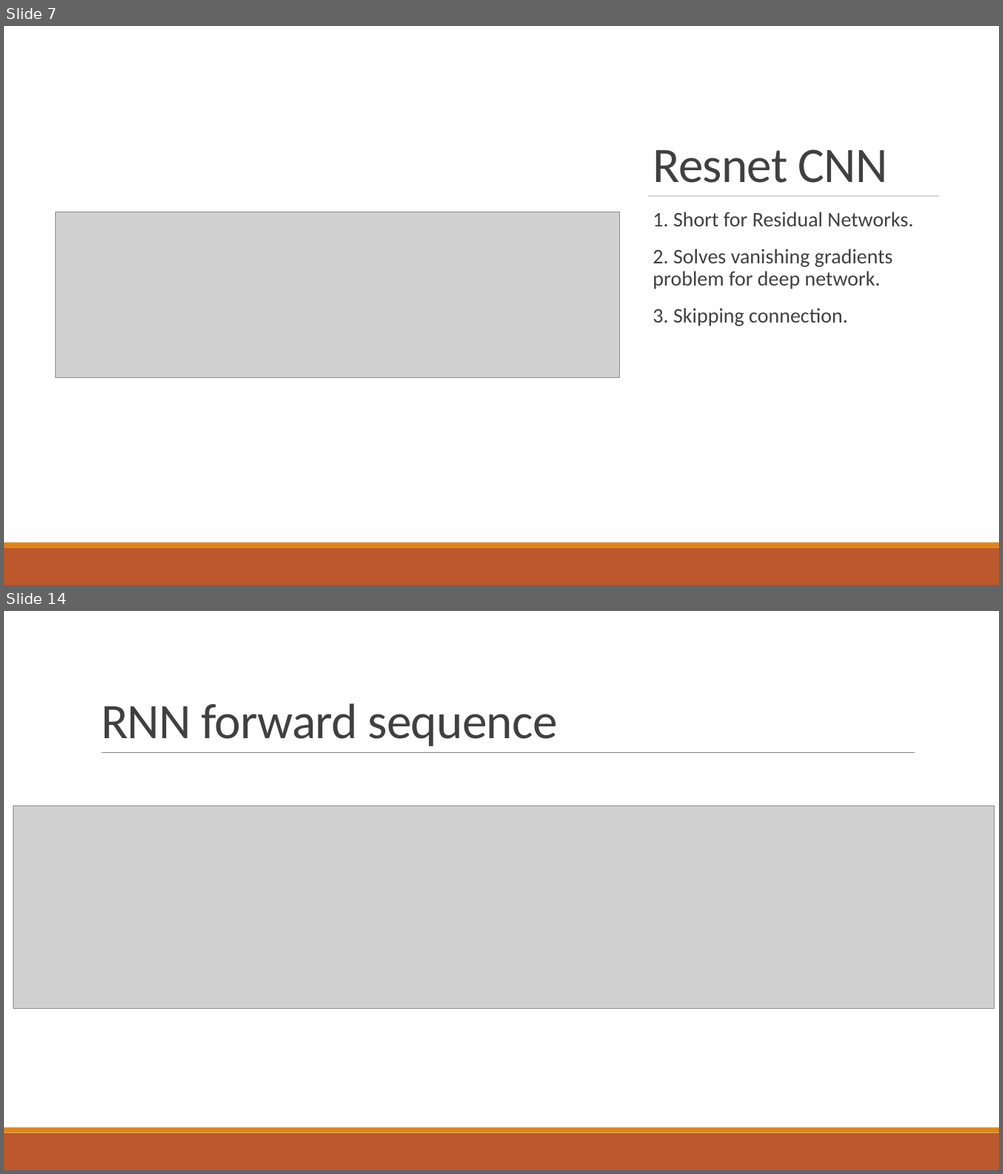
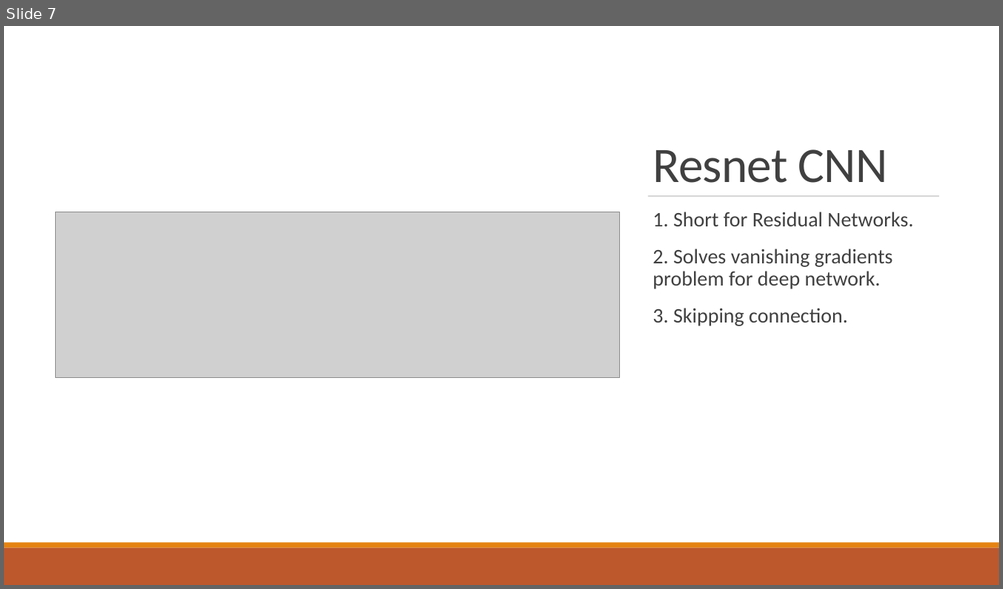
Before and after one commit to MicroRAsus/MLPR-Final-Project, a slide deck: CNNRNNProjectPresentation.pptx. Shown one above the other, each under a label of ours: slides 7 and 14 before the commit, slide 7 after it; the slides between them are not shown. The pictures are 1003x1174 and 1003x589 pixels, drawn with LibreOffice and Linux fonts; fonts in the diff are those of the drawing; grey boxes stand for pictures. Boxes give left, top, right and bottom in pixels: in the first picture for what was removed or moved away, otherwise in the second. Text is boxed around its words. In the diff, an @@ line names an element or a change of style, - is before the commit and + after.

```diff
--- a/CNNRNNProjectPresentation.pptx
+++ b/CNNRNNProjectPresentation.pptx
@@ slide 14 removed at box(4, 611, 999, 1170), background #FFFFFF @@
@@ title removed at box(101, 703, 558, 746) @@
-RNN forward sequence
@@ line removed from (102, 753) to (915, 753) @@
@@ picture removed at box(13, 806, 994, 1008) @@
@@ rectangle removed at box(4, 1133, 999, 1170) @@
@@ rectangle removed at box(4, 1128, 999, 1133) @@
```
Also in this commit, not shown: 6 slides changed, 4 slides added, 5 other slides removed.
